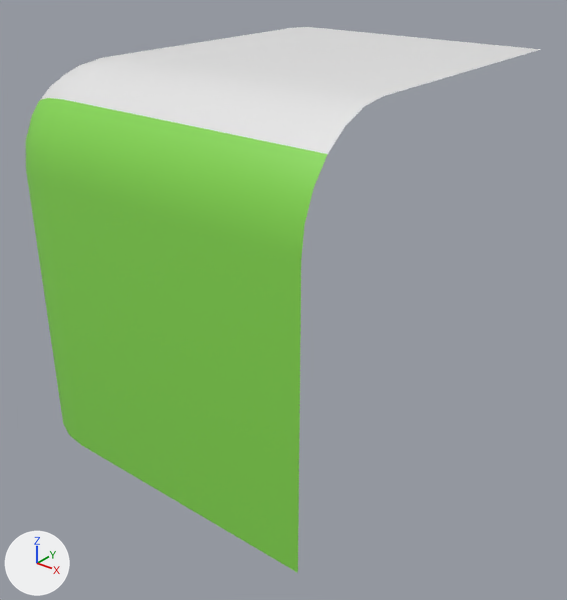
An edit to the Blender file Import/WorkScene/BD_BlenderSceneLUDO.blend, drawn before and after from the same camera.
Before and after are seen from a 50 mm lens placed at (1.576, -4.073, 2.599), pointed at (-0.844, -1.047, 0.723). Arrows for +X, +Y and +Z are at lower left; the lights stay in place. The same objects are shown in both versions, whatever each file hides.

The scene before the commit, as lines of its bpy script (objects in view):
```python
me_cube_009 = bpy.data.meshes.new('Cube.009')
me_cube_009.from_pydata(...)  # 61 vertices, 48 faces; spans x -2.0..0.0, y -2.0..0.0, z 0.0..2.0
me_cube_009.polygons.foreach_set('use_smooth', [True] * 48)
# faces by material slot: [16, 16, 16]
me_cube_009.materials.append(mat_material_001)  # orange #c7825d
me_cube_009.materials.append(mat_material)  # white #e7e7e7
me_cube_009.materials.append(mat_material_002)  # green #87db52
ob_sm_cube_corner_fn = bpy.data.objects.new('SM_Cube_Corner_FN', me_cube_009)
ob_sm_cube_corner_fn.location = (0.0, 0.0, 0.0)
```
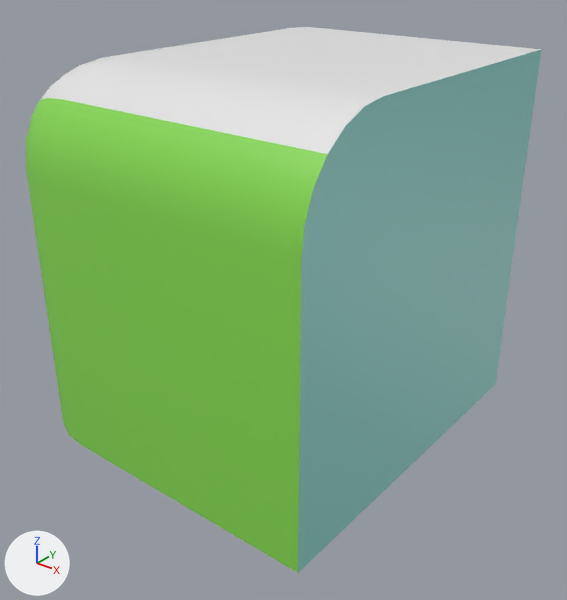
Pixel boxes [x1, y1, x2, y2] of what changed, in the pictures (567 x 600 px):
part 1 of me_cube_009, added (cyan): after [298, 50, 541, 573]

The change in detail:
Material 'Material.003' (mat_material_003) is new.
Its base color is (0.28, 0.681, 0.634) (cyan #90d7d0).
me_cube_009 is used by ob_sm_cube_corner_fn; location (0.0, 0.0, 0.0).
me_cube_009 had 61 vertices, 48 faces and spanned x -2.0..0.0, y -2.0..0.0, z 0.0..2.0.
me_cube_009 now has 62 vertices, 57 faces and spans x -2.0..0.0, y -2.0..0.0, z 0.0..2.0.
Part 1, on me_cube_009:
1 vertex is added at (0.0, 0.0, 0.0).
9 new faces join them, mat_material_003 (cyan #90d7d0).
me_cube_009 now uses material mat_material_003 (cyan #90d7d0).
